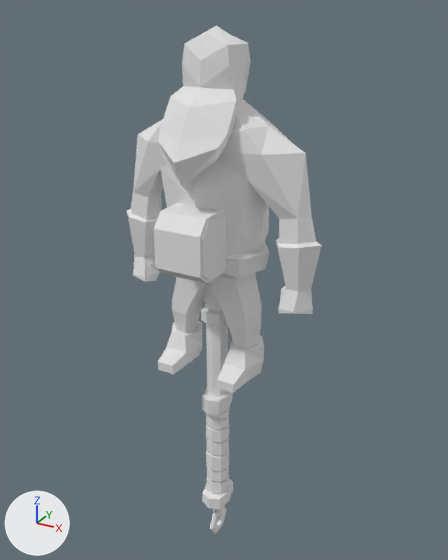
Before and after pictures for a commit that changed the Blender file Animations/WarriorFish.blend.
Camera for both pictures: a 50 mm lens placed at (7.44, -13.13, 9.12), pointed at (-0.06, 0.5, 2.3). Arrows for +X, +Y and +Z are at lower left; the lights stay in place.

The scene before the commit, as lines of its bpy script (objects in view):
```python
me_cube_001 = bpy.data.meshes.new('Cube.001')
me_cube_001.from_pydata(...)  # 305 vertices, 638 faces; spans x -2.88..2.82, y -1.82..0.98, z 0.01..8.74
me_warhammers_08tri_lwo_011 = bpy.data.meshes.new('warhammers_08tri.lwo.011')
me_warhammers_08tri_lwo_011.from_pydata(...)  # 766 vertices, 1500 faces; spans x -0.44..0.43, y -4.06..3.24, z -1.21..1.21
me_warhammers_08tri_lwo_011.materials.append(mat_default_021)  # white #e7e7e7
ob_cube = bpy.data.objects.new('Cube', me_cube_001)
ob_cube.location = (0.0, 0.0, 0.0)
ob_rarestonebreakerhammer = bpy.data.objects.new('RareStoneBreakerHammer', me_warhammers_08tri_lwo_011)
ob_rarestonebreakerhammer.location = (0.0, 0.0, 0.0)
ob_rarestonebreakerhammer.rotation_euler = (1.571, 0.0, 0.0)  # degrees (90, 0, 0)
ob_rarestonebreakerhammer.scale = (1.53, 1.53, 1.53)
_m = ob_rarestonebreakerhammer.modifiers.new('Triangulate', 'TRIANGULATE')
```
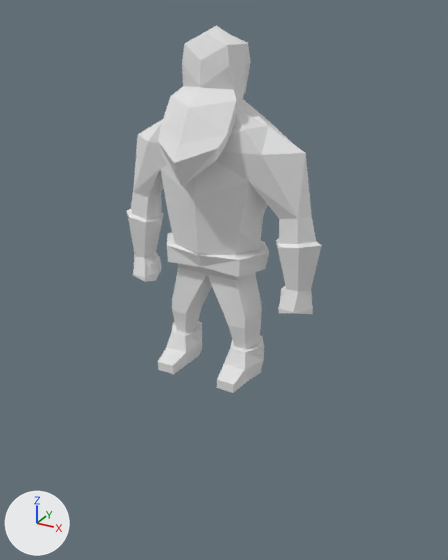
Where the change shows, as pixel boxes [x1, y1, x2, y2] in the pictures (448 x 560 px):
'RareStoneBreakerHammer', deleted: before [154, 203, 269, 534]

What changed in the scene script:
```text
Remove ob_rarestonebreakerhammer:
    ob_rarestonebreakerhammer = bpy.data.objects.new('RareStoneBreakerHammer', me_warhammers_08tri_lwo_011)
    ob_rarestonebreakerhammer.location = (0.0, 0.0, 0.0)
    ob_rarestonebreakerhammer.rotation_euler = (1.571, 0.0, 0.0)  # degrees (90, 0, 0)
    ob_rarestonebreakerhammer.scale = (1.53, 1.53, 1.53)
    _m = ob_rarestonebreakerhammer.modifiers.new('Triangulate', 'TRIANGULATE')
```
